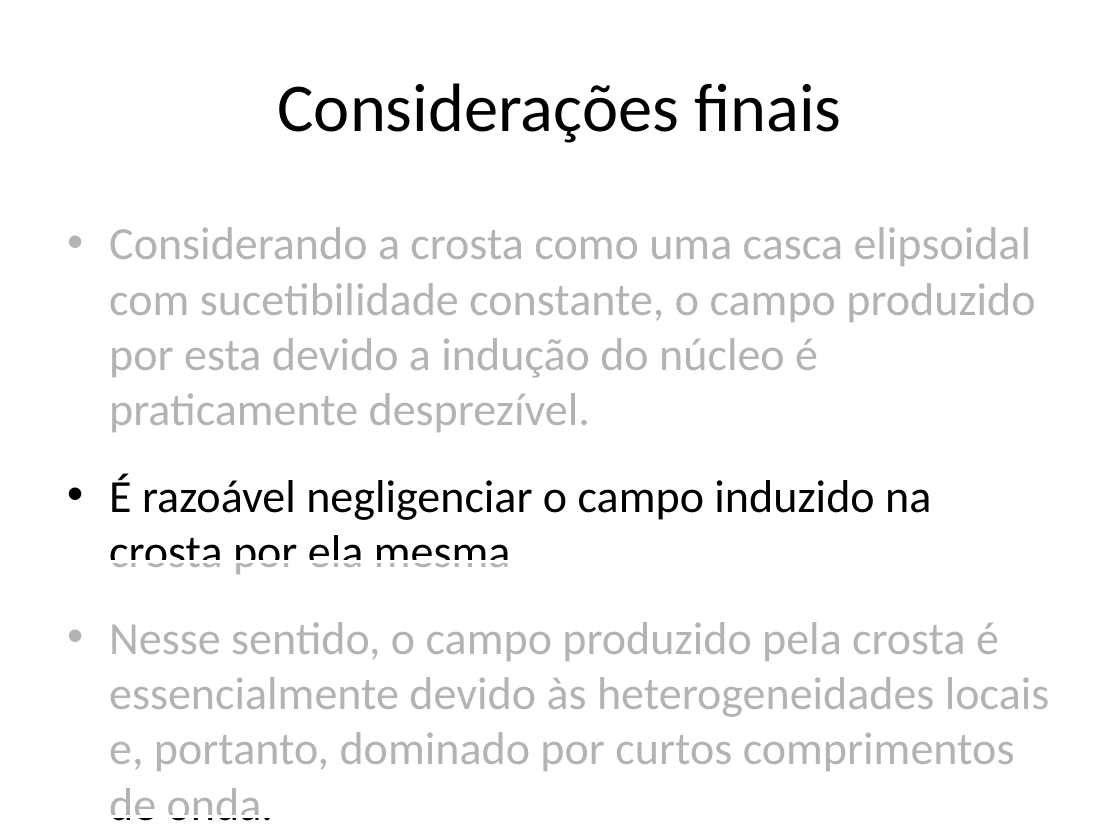
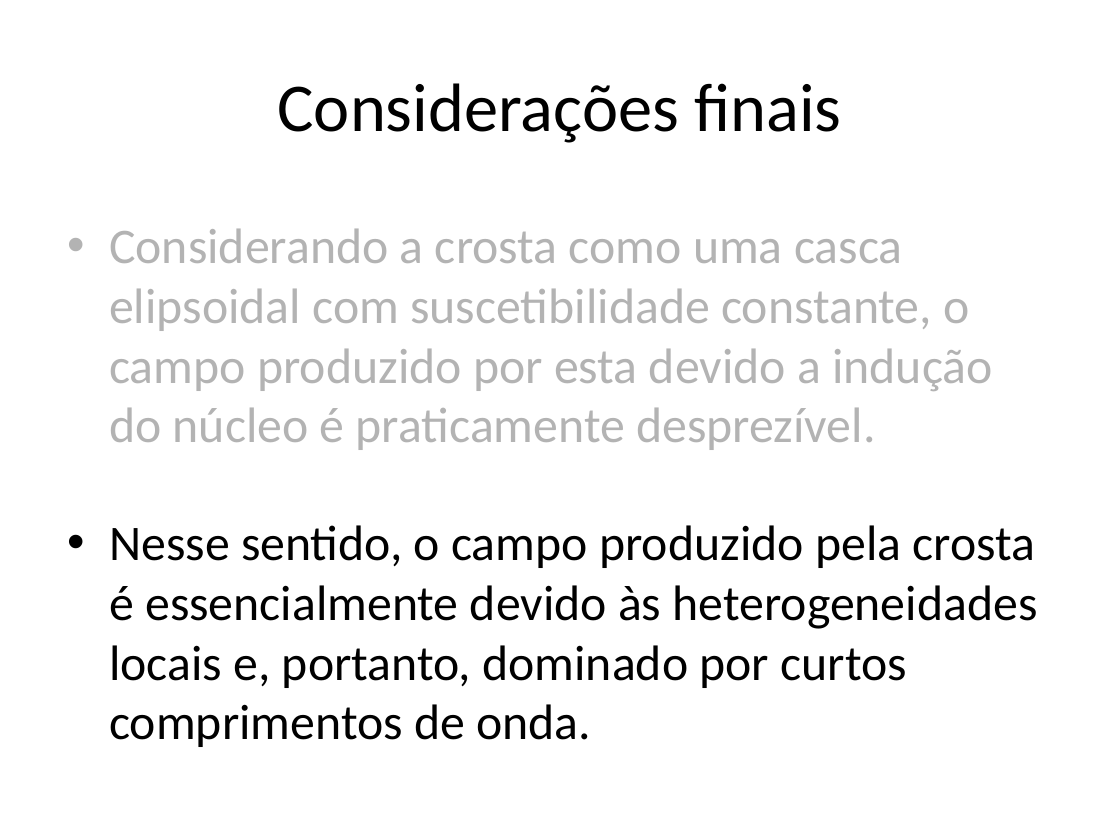
Before and after one commit to birocoles/Disciplina-metodos-potenciais, a slide deck: slide 110 of Aulas/Campo_geomagnetico/aula_campo_geomagnetico.pptx (slide 109 before the commit). Drawn at 1120x840 pixels with LibreOffice and Linux fonts; fonts in the diff are those of the drawing. Boxes give left, top, right and bottom in pixels: in the first picture for what was removed or moved away, otherwise in the second. Text is boxed around its words. In the diff, an @@ line names an element or a change of style, - is before the commit and + after.

Commit message:
update na descricao matematica do campo geomagnetico

```diff
--- a/Aulas/Campo_geomagnetico/aula_campo_geomagnetico.pptx
+++ b/Aulas/Campo_geomagnetico/aula_campo_geomagnetico.pptx
@@ rectangle: place and size @@
-rectangle at [22,181,1099,437]
+rectangle at [22,208,1099,464]
@@ text at [109,228,993,450]: text changed; size 29.6 to 32 pt @@
-• Considerando a crosta como uma casca elipsoidal com sucetibilidade constante, o campo produzido por esta devido a indução do núcleo é praticamente desprezível.
-• É razoável negligenciar o campo induzido na crosta por ela mesma
+• Considerando a crosta como uma casca elipsoidal com suscetibilidade constante, o campo produzido por esta devido a indução do núcleo é praticamente desprezível.
@@ text at [109,525,1038,747]: size 29.6 to 32 pt in "Nesse sentido, o campo produzido pela crosta ..." @@
@@ rectangle removed at [22,561,1099,816] @@
```
Also in this commit, not shown: 12 other slides changed, 7 slides added, 7 slides removed, 1 other file.
